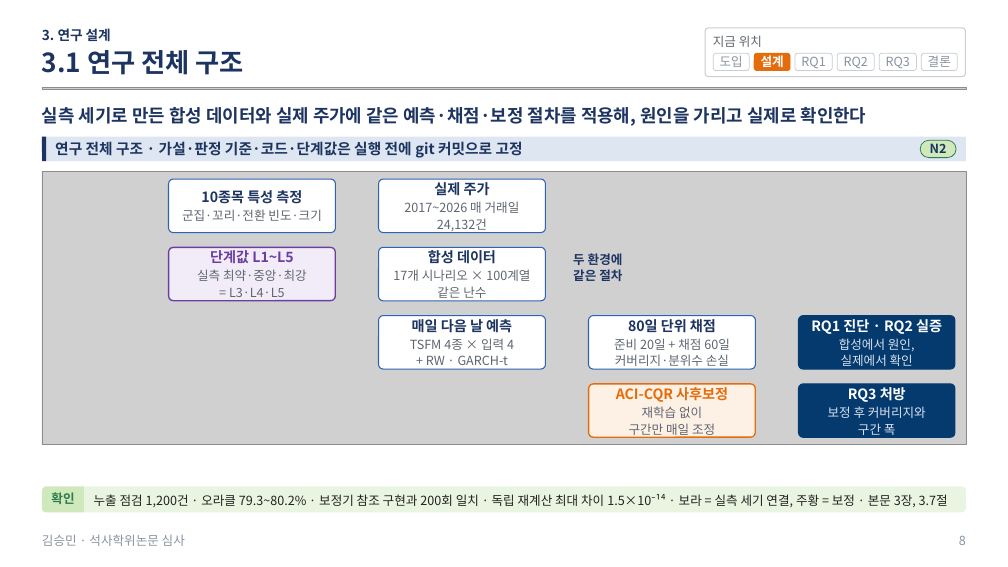
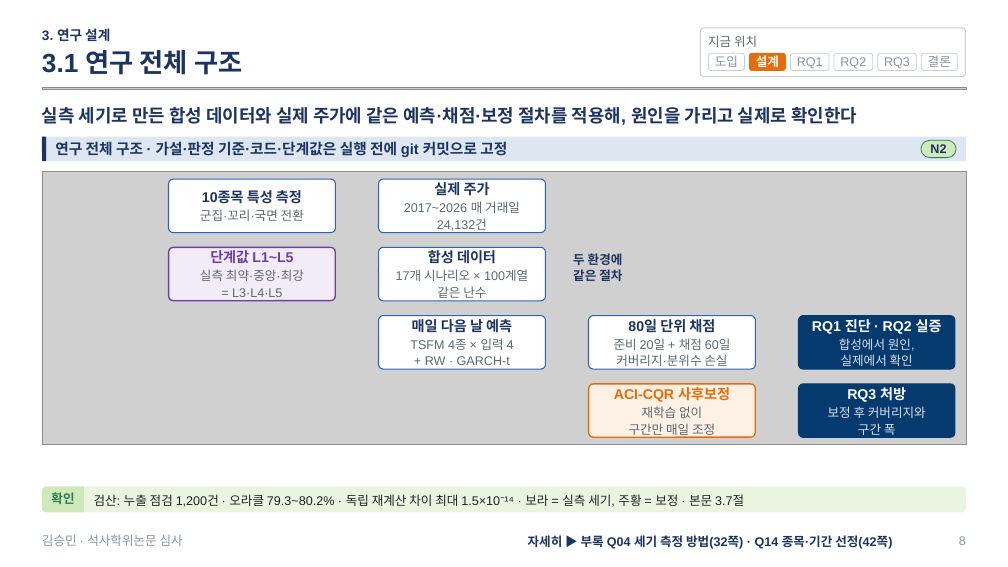
Before and after one commit to sapzzil/Master-thesis, a slide deck: slide 8 of 05_논문작성/석사학위논문 심사 발표.pptx. Drawn at 1008x567 pixels with LibreOffice and Linux fonts; fonts in the diff are those of the drawing; grey boxes stand for pictures. Boxes give left, top, right and bottom in pixels: in the first picture for what was removed or moved away, otherwise in the second. Text is boxed around its words. In the diff, an @@ line names an element or a change of style, - is before the commit and + after.

```diff
--- a/05_논문작성/석사학위논문 심사 발표.pptx
+++ b/05_논문작성/석사학위논문 심사 발표.pptx
@@ rounded rectangle: place and size @@
-rounded rectangle at (706,28,966,77)
+rounded rectangle at (700,28,966,77)
@@ 3 rounded rectangles: place and size @@
-3 rounded rectangles at (713,53,833,70)
+3 rounded rectangles at (709,53,830,70)
@@ freeform shape "N2" at (921,141,957,158): font Noto Sans CJK KR to Arial; outline redrawn @@
@@ text at (200,209,304,221): text changed; font Noto Sans CJK KR to Arial @@
-군집·꼬리·전환 빈도·크기
+군집·꼬리·국면 전환
@@ text in freeform shape at (94,494,744,507): text changed; font Noto Sans CJK KR to Arial @@
-누출 점검 1,200건 · 오라클 79.3~80.2% · 보정기 참조 구현과 200회 일치 · 독립 재계산 최대 차이 1.5×10⁻¹⁴ · 보라 = 실측 세기 연결, 주황 = 보정 · 본문 3장, 3.7절
+검산: 누출 점검 1,200건 · 오라클 79.3~80.2% · 독립 재계산 차이 최대 1.5×10⁻¹⁴ · 보라 = 실측 세기, 주황 = 보정 · 본문 3.7절
@@ font Noto Sans CJK KR to Arial in 25 elements at (42,107,857,125), (202,190,302,204), (434,182,490,196), (404,201,520,231), (210,250,293,263), (200,269,304,297), (428,250,496,264), (396,269,528,301), (410,338,514,365), (628,319,715,334), (614,338,731,369), (812,319,942,334), (839,338,915,366), (614,387,730,402), (847,387,906,402), (709,53,745,70), (55,141,507,157), (708,35,757,47), (749,53,786,70), (878,53,917,70), (834,53,873,70), (791,53,830,70), (42,50,242,75), (42,28,110,42), (42,534,183,546) @@
@@ text added at (528,535,892,549), 12 pt, text #1D3461, bold @@
+자세히 ▶ 부록 Q04 세기 측정 방법(32쪽) · Q14 종목·기간 선정(42쪽)
```
Also in this commit, not shown: 26 other slides changed, 16 slides added, 1 other file.
